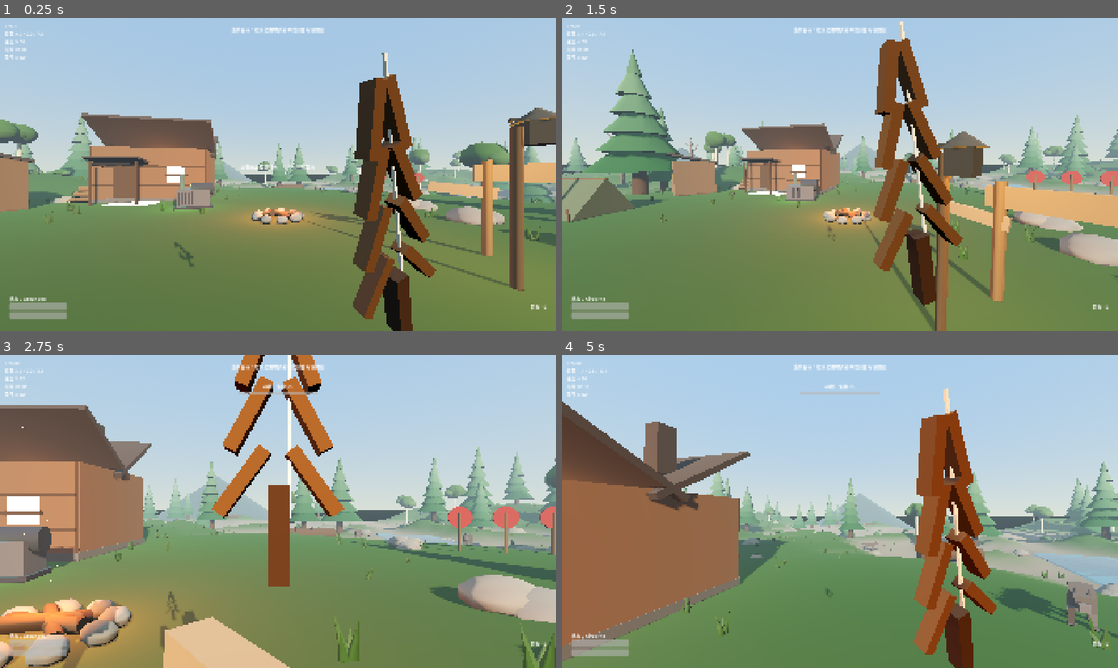
Above: before the commit, frames 1-4 (two rows, left to right).
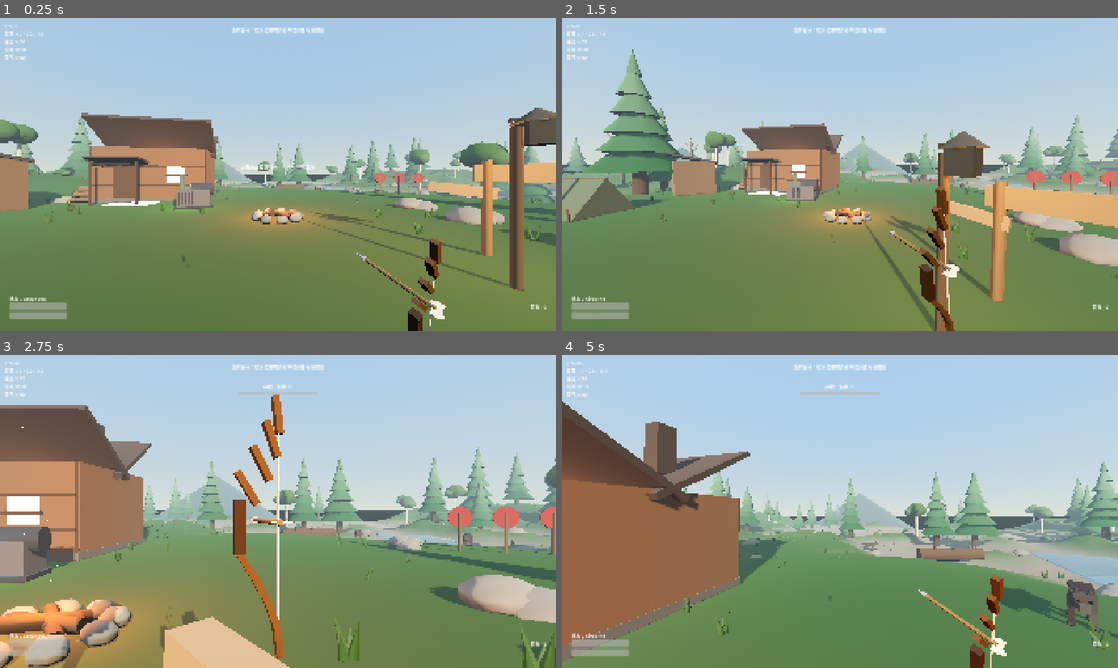
Above: after the commit, the same moments.

Repository: fengjutian/Forest-Adventure
Game: Godot game, scene res://scenes/main/main.tscn
The game is run twice, just before and just after one commit, with the same random seed, the same clock (stepped at 60 frames per second) and the same inputs.
Inputs (mouse positions are in pixels of both pictures, inside the frame that each line leads up to):
- Up to frame 1 (0.25 s): no input
- Up to frame 2 (1.5 s): move the mouse to (962, 158) at 0.52 s; hold D (move_right) 0.53-1.28 s; hold Right mouse button (aim) 0.53-1.28 s; tap Space (jump) at 0.77 s; click (962, 158) at 0.8 s; move the mouse to (812, 174) at 1.27 s; hold W (move_forward) from 1.28 s (still down); click (812, 174) at 1.35 s
- Up to frame 3 (2.75 s): keep holding W (move_forward); tap Space (jump) at 1.52 s; right-click (250, 511) at 1.55 s; move the mouse to (289, 505) at 2.02 s; hold Right mouse button (aim) from 2.03 s (still down); click (289, 505) at 2.3 s
- Up to frame 4 (5 s): keep holding W (move_forward); move the mouse to (834, 517) at 2.77 s; release Right mouse button (aim) at 2.78 s; tap C (compass) at 2.85 s; tap Space (jump) at 3.02, 3.77, 4.52 s; right-click (834, 517) at 3.05 s; move the mouse to (878, 514) at 3.52 s; hold Ctrl (crouch) 3.53-4.28 s; click (878, 514) at 3.8 s; move the mouse to (795, 508) at 4.27 s; click (795, 508) at 4.35 s; right-click (795, 508) at 4.55 s

The runs differ from the first frame. In frame 1, 7.9% of the frame differs, in the area x 31-81%, y 11-100%; in frame 2, 6.5%; in frame 3, 7.4%; in frame 4, 8.4%, in the area x 47-97%, y 10-100%.

Commit message:
feat: Refine bow and wolf body models with improved geometry and color details

Diff:
--- a/game/scenes/ui/hud.tscn
+++ b/game/scenes/ui/hud.tscn
@@ -105,13 +105,13 @@
 
 [node name="ChargeBar" type="ProgressBar" parent="."]
 anchor_left = 0.5
-anchor_top = 1.0
+anchor_top = 0.5
 anchor_right = 0.5
-anchor_bottom = 1.0
-offset_left = -140.0
-offset_top = -276.0
-offset_right = 140.0
-offset_bottom = -260.0
+anchor_bottom = 0.5
+offset_left = -110.0
+offset_top = 34.0
+offset_right = 110.0
+offset_bottom = 46.0
 mouse_filter = 2
 show_percentage = false
 visible = false
--- a/game/scripts/combat/arrow_projectile.gd
+++ b/game/scripts/combat/arrow_projectile.gd
@@ -72,7 +72,7 @@
 	# 让箭矢始终指向飞行方向
 	if velocity.length_squared() > 0.01:
 		var direction := velocity.normalized()
-		look_at(global_position - direction, Vector3.UP)
+		look_at(global_position + direction, Vector3.UP)
 
 
 func _apply_hit(result: Dictionary) -> void:
--- a/game/scripts/combat/wolf_enemy.gd
+++ b/game/scripts/combat/wolf_enemy.gd
@@ -32,8 +32,8 @@
 
 ## 狼的躯干与四条腿。腿单独建，便于摆动。
 func _build_visual() -> void:
-	var fur := Color(0.33, 0.3, 0.28)
-	var belly := Color(0.52, 0.49, 0.45)
+	var fur := Color(0.24, 0.21, 0.19)
+	var belly := Color(0.45, 0.41, 0.36)
 
 	var body := MeshInstance3D.new()
 	body.name = "Body"
--- a/game/scripts/gameplay/bow.gd
+++ b/game/scripts/gameplay/bow.gd
@@ -26,13 +26,13 @@
 ## 瞄准时的鼠标灵敏度倍率。
 @export var aim_sensitivity_scale: float = 0.45
 ## 垂下持弓时相对镜头的偏移与朝向。
-@export var view_offset: Vector3 = Vector3(0.28, -0.3, -0.48)
-@export var view_rotation_degrees: Vector3 = Vector3(10.0, 22.0, 18.0)
+@export var view_offset: Vector3 = Vector3(0.3, -0.26, -0.4)
+@export var view_rotation_degrees: Vector3 = Vector3(14.0, 30.0, 24.0)
 ## 举弓瞄准时相对镜头的偏移与朝向。弓弦落在屏幕中心。
-@export var aim_view_offset: Vector3 = Vector3(0.0, -0.04, -0.52)
-@export var aim_view_rotation_degrees: Vector3 = Vector3(0.0, 2.0, 0.0)
-## 第一人称模型整体缩放。
-@export var view_scale: float = 0.7
+@export var aim_view_offset: Vector3 = Vector3(0.0, -0.02, -0.4)
+@export var aim_view_rotation_degrees: Vector3 = Vector3(0.0, 16.0, 0.0)
+## 第一人称模型整体缩放。弓高约 1.26m，缩到 0.26 后刚好占满屏幕高度。
+@export var view_scale: float = 0.26
 
 var _player: Player = null
 var _inventory: Inventory = null
@@ -89,6 +89,9 @@
 func _process(delta: float) -> void:
 	if _player == null or _camera == null:
 		return
+	# 场景拆除阶段相机可能已经出树，这时不该再做任何事
+	if not _camera.is_inside_tree():
+		return
 
 	var control_ok := _player.is_control_enabled() and _player.is_mouse_captured()
 	var has_bow := _inventory != null and _inventory.has_item(bow_item_id)
@@ -140,19 +143,27 @@
 	_inventory.remove_item(ammo_item_id, 1)
 	EventBus.ammo_changed.emit(ammo_item_id, _ammo_count())
 
-	_spawn_arrow(power)
+	spawn_arrow(power)
 	fired.emit(power)
 
 
-func _spawn_arrow(power: float) -> void:
+## 生成一支箭。
+##
+## 暴露为公开方法，方便测试直接走真实发射路径。
+func spawn_arrow(power: float) -> void:
+	if _camera == null or not _camera.is_inside_tree():
+		return
 	var arrow := ArrowProjectile.new()
 	arrow.name = "Arrow"
 	arrow.damage = damage
 	arrow.hit.connect(_on_arrow_hit)
 	var forward := -_camera.global_transform.basis.z
+	arrow.launch(forward, power)
+
+	# 必须先入树再设 global_position：节点不在场景树里时 Godot 会忽略
+	# 这个赋值，箭会落在父节点原点上（也就是世界原点），而不是射手手里。
+	# TEMP-REVERT-CHECK
 	arrow.global_position = _camera.global_position + forward * 0.6 - _camera.global_transform.basis.y * 0.15
-	arrow.launch(forward, power)
-
 	var parent := _player.get_parent()
 	if parent == null:
 		parent = get_tree().current_scene
--- a/game/scripts/world/prop_kit.gd
+++ b/game/scripts/world/prop_kit.gd
@@ -343,61 +343,88 @@
 	return merge(parts)
 
 
-## 猎弓：上下弓臂 + 握把 + 弓弦。弓臂分段折线，接近真实弓的弧度。
+## 猎弓：握把 + 上下弓臂 + 弓弦 + 搭在弦上的箭。
+##
+## 造型按「从弓手视角看过去」设计：弓臂在 XY 平面内弯成一条弧，
+## 弓弦是一条竖直线并落在弦心 x=0，举弓瞄准时弦正好压在屏幕中心，
+## 弓身向左侧张开。弓臂上下各四段，倾角沿曲线切线递增。
 static func make_bow() -> ArrayMesh:
 	var wood := Color(0.33, 0.23, 0.14)
 	var grip := Color(0.22, 0.16, 0.11)
 	var string := Color(0.8, 0.78, 0.72)
-	var parts: Array = []
-
-	parts.append(_box(Vector3(0.05, 0.24, 0.06), _xform(Vector3(0, 0, 0)), grip))
-
-	# 上下各四段弓臂
-	for i in 4:
-		var t := (float(i) + 0.5) / 4.0
-		var angle := lerpf(-40.0, -10.0, t)
-		var y := 0.13 + float(i) * 0.16
-		var x := sin(deg_to_rad(angle)) * 0.15
-		parts.append(_box(Vector3(0.035, 0.19, 0.05), _xform(Vector3(x, y, 0), Vector3(0, 0, angle)), wood))
-		parts.append(_box(Vector3(0.035, 0.19, 0.05), _xform(Vector3(-x, y, 0), Vector3(0, 0, -angle)), wood))
-
-	# 弓弦
-	parts.append(_box(Vector3(0.008, 0.72, 0.008), _xform(Vector3(0.03, 0.4, 0)), string))
+	var shaft := Color(0.45, 0.35, 0.22)
+	var head := Color(0.55, 0.56, 0.58)
+	var feather := Color(0.72, 0.68, 0.6)
+
+	var parts: Array = []
+
+	# 握把（偏向左侧，弦心留在 x=0）
+	parts.append(_box(Vector3(0.055, 0.26, 0.07), _xform(Vector3(-0.2, 0, 0)), grip))
+
+	# 上下弓臂：从握把弯向弦心
+	const SEGMENTS := 4
+	for i in SEGMENTS:
+		var t := (float(i) + 0.5) / float(SEGMENTS)
+		var y := 0.13 + t * 0.5
+		var x := -0.2 + sin(t * PI * 0.5) * 0.2
+		# 段轴沿曲线切线旋转：越往上越向内合拢
+		var rot_z := rad_to_deg(atan2(0.3142 * cos(t * PI * 0.5), 0.5))
+		parts.append(_box(Vector3(0.035, 0.19, 0.05), _xform(Vector3(x, y, 0), Vector3(0, 0, rot_z)), wood))
+		parts.append(_box(Vector3(0.035, 0.19, 0.05), _xform(Vector3(x, -y, 0), Vector3(0, 0, rot_z)), wood))
+
+	# 弓弦：竖直一条，连接上下弓臂尖端
+	parts.append(_box(Vector3(0.009, 1.26, 0.009), _xform(Vector3(0, 0, 0)), string))
+
+	# 搭在弦上的箭，沿视线方向（-Z）
+	parts.append(_cylinder(0.016, 0.62, _xform(Vector3(0, 0.02, -0.28), Vector3(90, 0, 0)), shaft, 6))
+	parts.append(_cone(0.026, 0.1, _xform(Vector3(0, 0.02, -0.64), Vector3(-90, 0, 0)), head, 6))
+	parts.append(_box(Vector3(0.13, 0.005, 0.05), _xform(Vector3(0, 0.02, 0.04)), feather))
+	parts.append(_box(Vector3(0.13, 0.005, 0.05), _xform(Vector3(0, 0.02, 0.04), Vector3(0, 45, 0)), feather))
 
 	return merge(parts)
 
 
 ## 箭矢：细杆 + 箭头 + 尾羽。
+##
+## 箭头朝 -Z（Godot 的「前方」），投射物可以直接用 look_at 对齐飞行方向。
 static func make_arrow() -> ArrayMesh:
 	var shaft := Color(0.45, 0.35, 0.22)
 	var head := Color(0.55, 0.56, 0.58)
 	var feather := Color(0.72, 0.68, 0.6)
 	var parts: Array = []
-	parts.append(_cylinder(0.012, 0.72, _xform(Vector3(0, 0, 0), Vector3(0, 0, 90)), shaft, 5))
-	parts.append(_cone(0.022, 0.09, _xform(Vector3(0.4, 0, 0), Vector3(0, 0, -90)), head, 5))
+	parts.append(_cylinder(0.012, 0.72, _xform(Vector3(0, 0, 0), Vector3(90, 0, 0)), shaft, 5))
+	parts.append(_cone(0.022, 0.09, _xform(Vector3(0, 0, -0.4), Vector3(-90, 0, 0)), head, 5))
 	# 尾羽
-	parts.append(_box(Vector3(0.12, 0.002, 0.05), _xform(Vector3(-0.33, 0, 0.03)), feather))
-	parts.append(_box(Vector3(0.12, 0.002, 0.05), _xform(Vector3(-0.33, 0, -0.03)), feather))
-	return merge(parts)
-
-
-## 狼的躯干（不含四肢，便于单独摆动）。
+	parts.append(_box(Vector3(0.05, 0.002, 0.12), _xform(Vector3(0.03, 0, 0.33)), feather))
+	parts.append(_box(Vector3(0.05, 0.002, 0.12), _xform(Vector3(-0.03, 0, 0.33)), feather))
+	return merge(parts)
+
+
+## 林狼的躯干（不含四肢，便于单独摆动）。
+##
+## 配色刻意压深并加背部深色鞍纹：浅灰狼落在浅色地面上会糊成一团，
+## 玩家分不清那是什么，也就没有威胁感。
 static func make_wolf_body(fur: Color, belly: Color) -> ArrayMesh:
 	var parts: Array = []
 	# 躯干
 	parts.append(_box(Vector3(0.42, 0.42, 1.05), _xform(Vector3(0, 0.62, 0)), fur))
+	# 背部深色鞍纹
+	parts.append(_box(Vector3(0.38, 0.1, 0.92), _xform(Vector3(0, 0.81, 0.02)), fur.darkened(0.3)))
 	# 胸腹略浅
 	parts.append(_box(Vector3(0.36, 0.18, 0.9), _xform(Vector3(0, 0.5, 0)), belly))
 	# 颈与头
 	parts.append(_box(Vector3(0.26, 0.26, 0.34), _xform(Vector3(0, 0.7, -0.6)), fur))
 	parts.append(_box(Vector3(0.28, 0.26, 0.4), _xform(Vector3(0, 0.74, -0.86)), fur))
 	# 吻部
-	parts.append(_box(Vector3(0.16, 0.14, 0.26), _xform(Vector3(0, 0.68, -1.12)), fur.lightened(0.08)))
+	parts.append(_box(Vector3(0.16, 0.14, 0.26), _xform(Vector3(0, 0.68, -1.12)), fur.lightened(0.06)))
 	# 耳
-	parts.append(_cone(0.08, 0.16, _xform(Vector3(0.1, 0.92, -0.76)), fur.darkened(0.1), 4))
-	parts.append(_cone(0.08, 0.16, _xform(Vector3(-0.1, 0.92, -0.76)), fur.darkened(0.1), 4))
+	parts.append(_cone(0.08, 0.16, _xform(Vector3(0.1, 0.92, -0.76)), fur.darkened(0.2), 4))
+	parts.append(_cone(0.08, 0.16, _xform(Vector3(-0.1, 0.92, -0.76)), fur.darkened(0.2), 4))
 	# 尾
-	parts.append(_box(Vector3(0.12, 0.12, 0.45), _xform(Vector3(0, 0.66, 0.66), Vector3(-18, 0, 0)), fur.darkened(0.06)))
+	parts.append(_box(Vector3(0.12, 0.12, 0.45), _xform(Vector3(0, 0.66, 0.66), Vector3(-18, 0, 0)), fur.darkened(0.12)))
+	# 眼睛：近黑的小方块，凑近能分辨朝向
+	parts.append(_box(Vector3(0.05, 0.045, 0.03), _xform(Vector3(0.085, 0.79, -1.05)), Color(0.06, 0.05, 0.05)))
+	parts.append(_box(Vector3(0.05, 0.045, 0.03), _xform(Vector3(-0.085, 0.79, -1.05)), Color(0.06, 0.05, 0.05)))
 	return merge(parts)
 
 
--- a/game/tests/_diag.gd
+++ /dev/null
@@ -1,54 +0,0 @@
-extends Node
-## 临时诊断：战斗相关截图。
-
-func _ready() -> void:
-	var packed := load("res://scenes/main/main.tscn") as PackedScene
-	var main := packed.instantiate()
-	add_child(main)
-	await get_tree().process_frame
-	await get_tree().process_frame
-
-	var player: Player = main.get("player")
-	var cam: Camera3D = main.get_node("Player/Head/Camera3D")
-	cam.current = true
-
-	# 找一只狼
-	var wolf: EnemyBase = null
-	for node in get_tree().get_nodes_in_group(&"enemy"):
-		wolf = node as EnemyBase
-		if wolf != null:
-			break
-
-	if wolf != null:
-		# 站到狼前方，近距离观察
-		player.global_position = wolf.global_position + Vector3(0.0, 0.0, 4.5)
-		player.velocity = Vector3.ZERO
-		var head: Node3D = main.get_node("Player/Head")
-		head.rotation_degrees = Vector3(-4.0, 0.0, 0.0)
-		player.look_at(Vector3(wolf.global_position.x, player.global_position.y + 1.0, wolf.global_position.z), Vector3.UP)
-
-		for i in 20:
-			await get_tree().process_frame
-		await RenderingServer.frame_post_draw
-		_save("res://../build/screenshots/wolf.png")
-
-		# 举起弓：模拟瞄准
-		var bow: Bow = main.get_node("Player/Bow")
-		var view_model := bow.get_node_or_null("BowViewModel")
-		if view_model != null:
-			view_model.visible = true
-		cam.fov = 55.0
-		EventBus.bow_charge_changed.emit(0.72)
-		for i in 10:
-			await get_tree().process_frame
-		await RenderingServer.frame_post_draw
-		_save("res://../build/screenshots/bow.png")
-
-	get_tree().quit(0)
-
-
-func _save(path: String) -> void:
-	var image := get_viewport().get_texture().get_image()
-	var absolute := ProjectSettings.globalize_path(path)
-	image.save_png(absolute)
-	print("DIAG_SAVED:", absolute)
--- a/game/tests/_diag.tscn
+++ /dev/null
@@ -1,6 +0,0 @@
-[gd_scene load_steps=2 format=3]
-
-[ext_resource type="Script" path="res://tests/_diag.gd" id="1_diag"]
-
-[node name="Diag" type="Node"]
-script = ExtResource("1_diag")
--- /dev/null
+++ b/game/tests/_probe_arrow.gd
@@ -0,0 +1,37 @@
+extends Node
+## 临时探针：验证弓实际生成箭矢的位置是否正确。
+
+var _main: Node
+
+
+func _ready() -> void:
+	await get_tree().process_frame
+	_main = get_node_or_null("Main")
+	if _main == null:
+		print("PROBE_FAIL: 无 Main")
+		get_tree().quit(1)
+		return
+
+	var player: Player = _main.get("player")
+	player.capture_mouse()
+	await get_tree().physics_frame
+	await get_tree().physics_frame
+
+	var camera: Camera3D = _main.get_node("Player/Head/Camera3D")
+	print("PROBE camera_pos=", camera.global_position)
+
+	Input.action_press("fire")
+	for i in 40:
+		await get_tree().process_frame
+	Input.action_release("fire")
+	for i in 6:
+		await get_tree().physics_frame
+
+	var found := 0
+	for child in _main.get_children():
+		if child is ArrowProjectile:
+			found += 1
+			print("PROBE arrow_pos=", (child as ArrowProjectile).global_position,
+				" vel=", (child as ArrowProjectile).velocity)
+	print("PROBE arrow_count=", found)
+	get_tree().quit(0)
--- /dev/null
+++ b/game/tests/_probe_arrow.tscn
@@ -0,0 +1,9 @@
+[gd_scene load_steps=3 format=3]
+
+[ext_resource type="Script" path="res://tests/_probe_arrow.gd" id="1_probe"]
+[ext_resource type="PackedScene" path="res://scenes/main/main.tscn" id="2_main"]
+
+[node name="ProbeArrow" type="Node"]
+script = ExtResource("1_probe")
+
+[node name="Main" parent="." instance=ExtResource("2_main")]
--- a/game/tests/_probe_wolf.gd
+++ /dev/null
@@ -1,28 +0,0 @@
-extends SceneTree
-## 临时诊断：检查林狼网格的顶点色是否真的写进了 ARRAY_COLOR。
-
-func _initialize() -> void:
-	var fur := Color(0.33, 0.3, 0.28)
-	var belly := Color(0.52, 0.49, 0.45)
-	var mesh := PropKit.make_wolf_body(fur, belly)
-	print("SURFACES:", mesh.get_surface_count())
-	var arrays := mesh.surface_get_arrays(0)
-	var colors: PackedColorArray = arrays[Mesh.ARRAY_COLOR]
-	var verts: PackedVector3Array = arrays[Mesh.ARRAY_VERTEX]
-	print("VERT_COUNT:", verts.size())
-	print("COLOR_COUNT:", colors.size())
-	for i in range(mini(4, colors.size())):
-		print("C", i, "=", colors[i], " v=", verts[i])
-	if colors.size() > 0:
-		print("C_LAST=", colors[colors.size() - 1])
-	var mat := PropKit.painted_material()
-	print("MAT_VERTEX_COLOR_AS_ALBEDO:", mat.vertex_color_use_as_albedo)
-	print("MAT_CLASS:", mat.get_class())
-	# 顺带检查弓
-	var bow := PropKit.make_bow()
-	var barrays := bow.surface_get_arrays(0)
-	var bcolors: PackedColorArray = barrays[Mesh.ARRAY_COLOR]
-	print("BOW_COLOR_COUNT:", bcolors.size())
-	if bcolors.size() > 0:
-		print("BOW_C0=", bcolors[0])
-	quit()
--- /dev/null
+++ b/game/tests/capture_combat.gd
@@ -0,0 +1,159 @@
+extends Node
+## 战斗画面截图：林狼、举弓瞄准、营地俯视。
+##
+## 用法：godot --path game res://tests/capture_combat.tscn
+## 注意：必须使用带图形后端的 Godot（不能 --headless），否则拿到的是空帧。
+##
+## 截图期间会冻结敌人的 AI，让构图稳定可复现。
+
+const OUT_DIR := "res://../build/screenshots"
+
+## 站位与狼之间的距离（米）。
+@export var wolf_distance: float = 5.5
+## 与狼正前方的夹角（度），避免拍成正面照。
+@export var wolf_angle_deg: float = 38.0
+
+
+func _ready() -> void:
+	var main := get_node_or_null("Main")
+	if main == null:
+		push_error("找不到 Main 场景")
+		get_tree().quit(1)
+		return
+
+	for i in 4:
+		await get_tree().process_frame
+
+	var player: Player = main.get("player")
+	var camera: Camera3D = main.get_node_or_null("Player/Head/Camera3D")
+	if player == null or camera == null:
+		push_error("找不到玩家或相机")
+		get_tree().quit(1)
+		return
+	camera.current = true
+
+	var wolf := _find_wolf()
+	if wolf == null:
+		push_error("场景里没有敌人")
+		get_tree().quit(1)
+		return
+
+	# 冻结敌人 AI，保证构图稳定
+	for node in get_tree().get_nodes_in_group(&"enemy"):
+		var enemy := node as EnemyBase
+		if enemy != null:
+			enemy.set_physics_process(false)
+
+	_place_for_wolf(player, wolf)
+
+	# 1) 林狼
+	await _settle(20)
+	await _shot(wolf_file())
+
+	# 2) 举弓瞄准
+	player.capture_mouse()
+	Input.action_press("aim")
+	await _settle(14)
+	Input.action_press("fire")
+	await _settle(24)
+	await _shot(bow_file())
+	Input.action_release("fire")
+	Input.action_release("aim")
+	player.release_mouse()
+
+	# 3) 营地俯视
+	await _shot_overhead(main)
+
+	get_tree().quit(0)
+
+
+func wolf_file() -> String:
+	return OUT_DIR + "/combat_wolf.png"
+
+
+func bow_file() -> String:
+	return OUT_DIR + "/combat_bow.png"
+
+
+func overhead_file() -> String:
+	return OUT_DIR + "/combat_overhead.png"
+
+
+func _find_wolf() -> EnemyBase:
+	for node in get_tree().get_nodes_in_group(&"enemy"):
+		var enemy := node as EnemyBase
+		if enemy != null:
+			return enemy
+	return null
+
+
+## 把玩家放到狼的侧前方，并贴到地面。
+func _place_for_wolf(player: Player, wolf: EnemyBase) -> void:
+	var angle := deg_to_rad(wolf_angle_deg)
+	var offset := Vector3(sin(angle), 0.0, cos(angle)) * wolf_distance
+	var spot := wolf.global_position + offset
+	spot.y = _ground_at(spot)
+
+	player.global_position = spot
+	player.velocity = Vector3.ZERO
+
+	# 身体朝向狼，视线略微下压
+	var look := wolf.global_position + Vector3(0.0, 0.75, 0.0)
+	if player.has_method("look_at"):
+		player.look_at(look, Vector3.UP)
+	var head := player.get_node_or_null("Head") as Node3D
+	if head != null:
+		head.rotation_degrees = Vector3(-5.0, 0.0, 0.0)
+
+
+func _ground_at(point: Vector3) -> float:
+	var terrain := get_tree().get_first_node_in_group(&"terrain") as ProcTerrain
+	if terrain == null:
+		return point.y
+	return terrain.height_at(point.x, point.z)
+
+
+func _settle(frames: int) -> void:
+	for i in frames:
+		await get_tree().process_frame
+
+
+func _shot(file_name: String) -> void:
+	await RenderingServer.frame_post_draw
+	var image := get_viewport().get_texture().get_image()
+	if image == null:
+		push_error("无法取得渲染结果")
+		return
+	var absolute := ProjectSettings.globalize_path(file_name)
+	DirAccess.make_dir_recursive_absolute(absolute.get_base_dir())
+	var err := image.save_png(absolute)
+	if err != OK:
+		push_error("截图写入失败：%s（错误 %d）" % [absolute, err])
+		return
+	print("SCREENSHOT_SAVED:%s %dx%d" % [absolute, image.get_width(), image.get_height()])
+
+
+## 营地俯视：临时架一台俯视相机，隐藏 HUD。
+func _shot_overhead(main: Node) -> void:
+	var ui := main.get_node_or_null("UI") as CanvasLayer
+	if ui != null:
+		ui.visible = false
+
+	var camera := Camera3D.new()
+	camera.fov = 62.0
+	camera.far = 500.0
+	camera.position = Vector3(16.0, 46.0, 40.0)
+	main.add_child(camera)
+	camera.look_at(Vector3(0.0, 2.0, 0.0), Vector3.UP)
+	camera.current = true
+
+	await _settle(16)
+	await _shot(overhead_file())
+
+	# 把当前相机还给玩家，否则退出时视口没有相机
+	var player_camera := main.get_node_or_null("Player/Head/Camera3D") as Camera3D
+	if player_camera != null:
+		player_camera.current = true
+	camera.queue_free()
+	if ui != null:
+		ui.visible = true
--- /dev/null
+++ b/game/tests/capture_combat.tscn
@@ -0,0 +1,9 @@
+[gd_scene load_steps=3 format=3]
+
+[ext_resource type="Script" path="res://tests/capture_combat.gd" id="1_capture"]
+[ext_resource type="PackedScene" path="res://scenes/main/main.tscn" id="2_main"]
+
+[node name="CaptureCombat" type="Node"]
+script = ExtResource("1_capture")
+
+[node name="Main" parent="." instance=ExtResource("2_main")]
--- a/game/tests/test_smoke.gd
+++ b/game/tests/test_smoke.gd
@@ -235,6 +235,23 @@
 	_assert(_inventory.has_item(&"bow"), "出发时带着弓")
 	_assert(_inventory.count_item(&"arrow") >= 10, "出发时带着箭矢（实际 %d）" % _inventory.count_item(&"arrow"))
 
+	# 真实发射路径：箭必须从射手位置射出。
+	# 这条曾经漏过——测试自己造箭时是先入树再定位，而游戏里顺序反了，
+	# Godot 会忽略未入树节点的 global_position，箭全部从世界原点飞出去。
+	var bow := _player.get_node_or_null("Bow") as Bow
+	_assert(bow != null, "玩家身上挂着弓节点")
+	if bow != null:
+		bow.spawn_arrow(1.0)
+		await get_tree().process_frame
+		var spawned := _find_arrow()
+		_assert(spawned != null, "弓能生成箭矢实体")
+		if spawned != null:
+			var gap := spawned.global_position.distance_to(_player.global_position)
+			_assert(gap < 3.0, "箭矢从射手位置射出（距射手 %.2f m）" % gap)
+			_assert(spawned.global_position.length() > 1.0, "箭矢不是从世界原点射出")
+			_assert(spawned.velocity.length() > 0.0, "箭矢带有飞行速度")
+			spawned.queue_free()
+
 	var wolf := _find_enemy(&"wolf_01")
 	_assert(wolf != null, "场景里有林狼")
 	if wolf == null:
@@ -326,6 +343,17 @@
 		var pickup := node as PickupInteractable
 		if pickup != null and pickup.item_id == item_id:
 			return pickup
+	return null
+
+
+## 找玩家身边刚生成的箭矢。
+func _find_arrow() -> ArrowProjectile:
+	var parent := _player.get_parent()
+	if parent == null:
+		return null
+	for child in parent.get_children():
+		if child is ArrowProjectile:
+			return child as ArrowProjectile
 	return null
 
 
Not shown, added: game/tests/_probe_arrow.gd.uid
Not shown, added: game/tests/capture_combat.gd.uid
